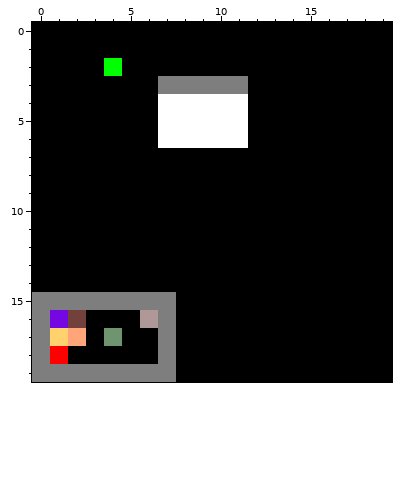
One commit to this pixel-art sprite: res/map/level1.png. Above: the version before the commit.
The file is 20x20 pixels.
After:
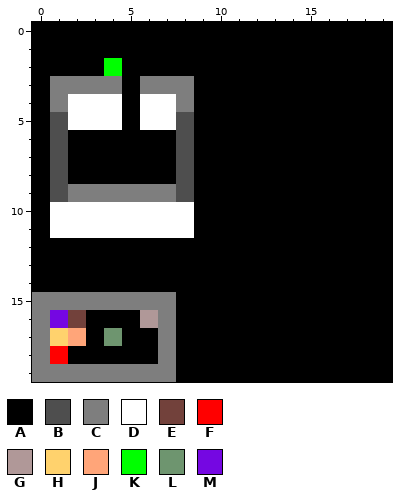
Palette (. is transparent): A #000000  B #4e4e4e  C #7e7e7e  D #ffffff  E #72413b  F #ff0000  G #b09898  H #ffd26d  J #ffa579  K #00ff00  L #6e956f  M #7507e2
Edits made:
@@ x 0..13 @@
  2 AAAAKAAAAAAAAA
- 3 AAAAAAACCCCCAA
- 4 AAAAAAADDDDDAA
- 5 AAAAAAADDDDDAA
- 6 AAAAAAADDDDDAA
- 7 AAAAAAAAAAAAAA
- 8 AAAAAAAAAAAAAA
- 9 AAAAAAAAAAAAAA
-10 AAAAAAAAAAAAAA
-11 AAAAAAAAAAAAAA
+ 3 ACCCCACCCAAAAA
+ 4 ACDDDADDCAAAAA
+ 5 ABDDDADDBAAAAA
+ 6 ABAAAAAABAAAAA
+ 7 ABAAAAAABAAAAA
+ 8 ABAAAAAABAAAAA
+ 9 ABCCCCCCBAAAAA
+10 ADDDDDDDDAAAAA
+11 ADDDDDDDDAAAAA
 12 AAAAAAAAAAAAAA
